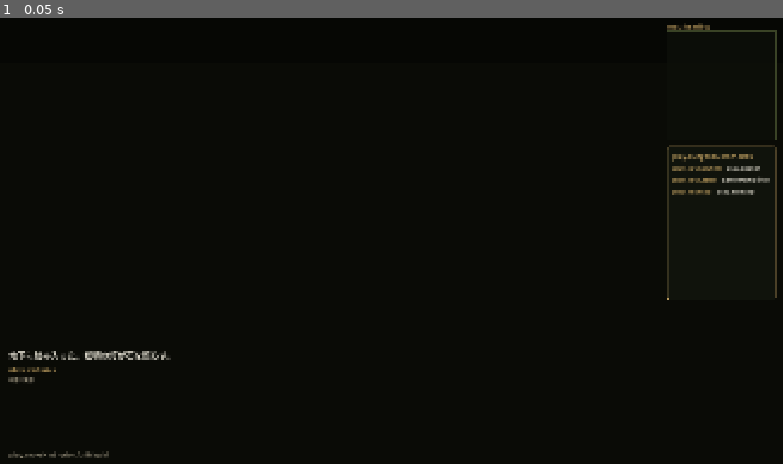
Above: before the commit, frame 1.
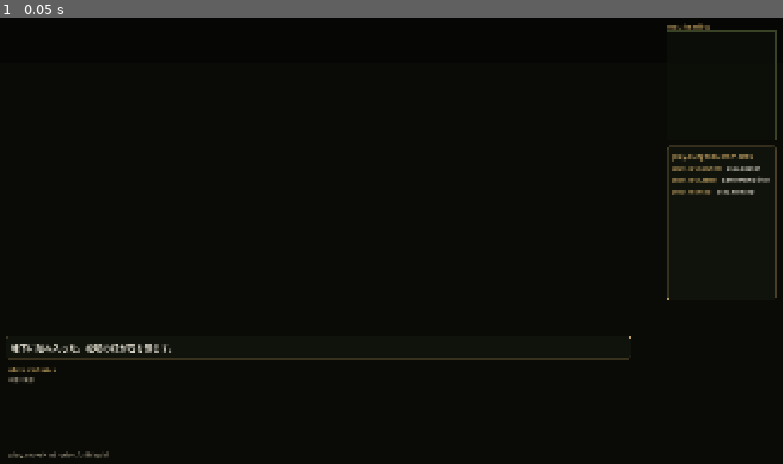
Above: after the commit, the same moment.

Repository: kino-6/black-stela
Game: Godot game, scene res://scenes/dungeon.tscn
The game is run twice, just before and just after one commit, with the same random seed, the same clock (stepped at 60 frames per second) and the same inputs. This scene is started directly instead of the project's main scene.
Inputs:
- Up to frame 1 (0.05 s): no input

The runs differ from the first frame. In frame 1, 0.8% of the frame differs, in the area x 0-81%, y 71-77%.

Commit message:
feat(dungeon): log window + 'secret already open' search feedback (T7)
- T7(b): the dungeon log is now a framed gold-bordered WINDOW (autowrap) above the
  party formation, not a faint line — search/trap/opening messages actually read.
- T7(a): _event_line reports 「この場所の隠し通路はもう開いている。」 on a cell whose
  secret is already discovered (_has_opened_secret_here, keyed to the rules'
  secret:<room>:<dir>), instead of a misleading "何も見つからない". Locked in
  verify_dungeon_controller (both branches).

Also carries the concurrent T4 reward-still delivery (treasure-reward-still.png,
larger opened-chest image) wired in dungeon.gd/chest_panel.gd.

dungeon-controller green.

Co-Authored-By: Claude Opus 4.8 <noreply@anthropic.com>

Diff:
--- a/godot/scripts/dungeon.gd
+++ b/godot/scripts/dungeon.gd
@@ -174,10 +174,17 @@
 	add_child(_minimap)
 	_minimap.setup(_world, _state)
 
-	# log ticker
+	# log WINDOW — a framed panel, not a faint line: search results / trap notes / openings must actually
+	# read (playtest T7: ログが目立たなすぎ). Sits above the party formation, left of the right-hand dock.
+	var log_panel := PanelContainer.new()
+	log_panel.position = Vector2(40, size.y - 316)
+	log_panel.custom_minimum_size = Vector2(size.x - 420, 52)
+	log_panel.size = Vector2(size.x - 420, 52)
+	log_panel.add_theme_stylebox_override("panel", _panel_style(Color("11140deb"), GOLD))
 	_log_label = _label("地下に踏み入った。松明の灯が石を照らす。", 20, INK)
-	_log_label.position = Vector2(48, size.y - 286)   # message band, ABOVE the party formation
-	add_child(_log_label)
+	_log_label.autowrap_mode = TextServer.AUTOWRAP_WORD_SMART
+	log_panel.add_child(_log_label)
+	add_child(log_panel)
 
 	# The command region is a FIXED area (AGENTS.md: logs and messages must never push commands around).
 	# It is rebuilt in place, because a chest on this cell takes the region over.
@@ -860,7 +867,9 @@
 	center.set_anchors_and_offsets_preset(Control.PRESET_FULL_RECT)
 	layer.add_child(center)
 	var built: Dictionary = ChestPanel.build_opened_result(
-		opened, events, func(): _dismiss_chest_result(), _texture(_asset("dungeon/treasure-chest-open.png")), _world
+		# A reward tableau communicates that the contents have been taken; the text below remains the
+		# canonical, exact list of what entered the inventory.  Do not reuse this for the unopened prompt.
+		opened, events, func(): _dismiss_chest_result(), _texture(_asset("dungeon/treasure-reward-still.png")), _world
 	)
 	center.add_child(built["control"])
 	add_child(layer)
@@ -1133,6 +1142,21 @@
 				return cell
 	return {}
 
+# True when the CURRENT cell has a secret edge whose passage is already discovered — so a fresh 探索 that
+# finds nothing should say "already open here", not "nothing found" (T7). Mirrors the rules' flag key
+# `secret:<room>:<dir>` (exploration_commands.search).
+func _has_opened_secret_here() -> bool:
+	var cell := _current_cell()
+	if cell.is_empty():
+		return false
+	var room_id := String(cell.get("roomId", ""))
+	var discovered: Array = _state.get("discoveredSecrets", [])
+	for dir in ["north", "east", "south", "west"]:
+		var edge: Variant = (cell.get("edges", {}) as Dictionary).get(dir, null)
+		if typeof(edge) == TYPE_DICTIONARY and String((edge as Dictionary).get("kind", "")) == "secret" and discovered.has("secret:%s:%s" % [room_id, dir]):
+			return true
+	return false
+
 func _room_name() -> String:
 	var rid: String = _position().get("roomId", "")
 	for dungeon in _world.get("dungeons", []):
@@ -1176,7 +1200,8 @@
 		"inspection_made":
 			return "耳をすます……乾いた風の音だけだ。"
 		"search_completed":
-			return "あたりを探ったが、何も見つからない。"
+			# "何も見つからない" is misleading on a cell whose hidden passage is ALREADY open (playtest T7).
+			return "この場所の隠し通路はもう開いている。" if _has_opened_secret_here() else "あたりを探ったが、何も見つからない。"
 		"secret_found":
 			return "隠された継ぎ目を見つけた！"
 		"chest_investigated":
--- a/godot/scripts/dungeon/chest_panel.gd
+++ b/godot/scripts/dungeon/chest_panel.gd
@@ -83,7 +83,9 @@
 	if opened_tex != null:
 		var img := TextureRect.new()
 		img.texture = opened_tex
-		img.custom_minimum_size = Vector2(232, 150)
+		# This is the reward still, rather than an interaction icon: give it enough presence for the
+		# discovered contents to read before the exact acquired-item list below.
+		img.custom_minimum_size = Vector2(300, 190)
 		img.expand_mode = TextureRect.EXPAND_IGNORE_SIZE
 		img.stretch_mode = TextureRect.STRETCH_KEEP_ASPECT_CENTERED
 		root.add_child(img)
--- a/godot/tests/verify_dungeon_controller.gd
+++ b/godot/tests/verify_dungeon_controller.gd
@@ -332,6 +332,23 @@
 	if mm is Node:
 		(mm as Node).free()
 
+	# T7 — a fruitless 探索 on a cell whose hidden passage is ALREADY open must SAY so, not "何も見つからない".
+	# b1f's secret is cell.b1f.c6_17 (room.b1f.c6_17, east); the rules key it "secret:<room>:<dir>".
+	d.set("_state", {
+		"phase": "dungeon",
+		"position": {"cellId": "cell.b1f.c6_17", "roomId": "room.b1f.c6_17", "facing": "east"},
+		"map": {"floorId": "dungeon.b1f", "currentCellId": "cell.b1f.c6_17", "visitedCells": ["cell.b1f.c6_17"]},
+		"discoveredSecrets": ["secret:room.b1f.c6_17:east"]
+	})
+	_check(String(d.call("_event_line", {"type": "search_completed"})).find("開いている") != -1, "search on an already-opened secret cell says the passage is open (T7)")
+	d.set("_state", {
+		"phase": "dungeon",
+		"position": {"cellId": "cell.b1f.c6_17", "roomId": "room.b1f.c6_17", "facing": "east"},
+		"map": {"floorId": "dungeon.b1f", "currentCellId": "cell.b1f.c6_17", "visitedCells": ["cell.b1f.c6_17"]},
+		"discoveredSecrets": []
+	})
+	_check(String(d.call("_event_line", {"type": "search_completed"})).find("見つからない") != -1, "search with the secret still hidden says nothing found (T7)")
+
 	print("[dungeon-controller] %s (%d failures)" % ["PASS" if _fail == 0 else "FAIL", _fail])
 	quit(_fail)
 
Not shown, changed: Tasks.md
